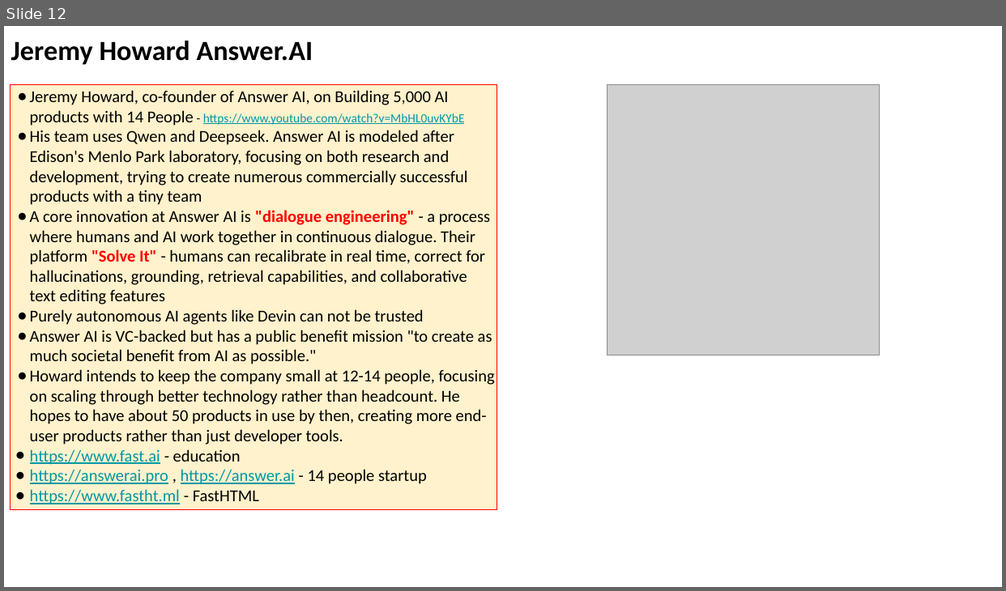
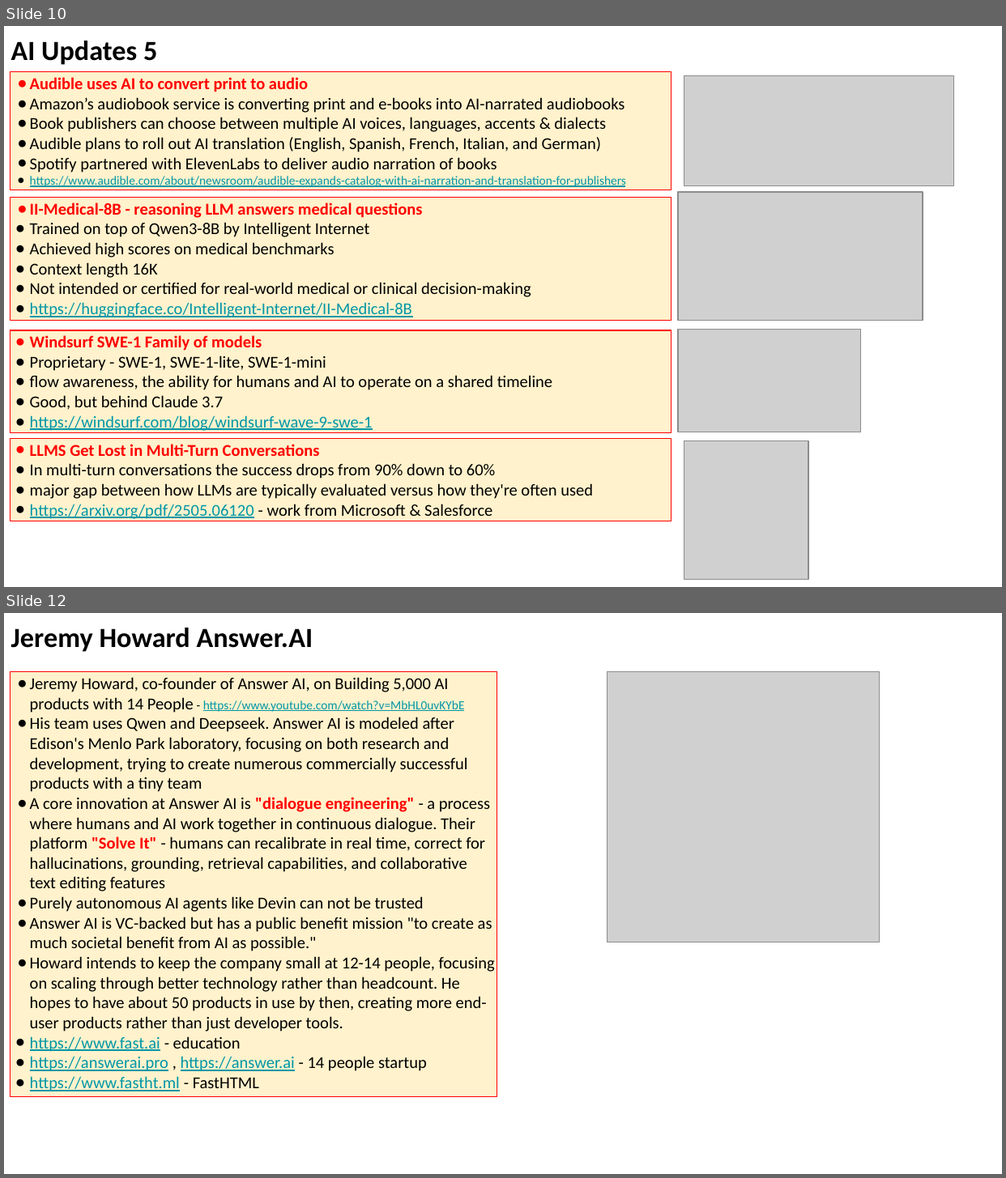
Before and after one commit to lselector/seminar, a slide deck: 2025/2025-05-16-AI-Updates.pptx. Shown one above the other, each under a label of ours: slide 12 before the commit, slides 10 and 12 after it; the slides between them are not shown. The pictures are 1006x591 and 1006x1178 pixels, drawn with LibreOffice and Linux fonts; fonts in the diff are those of the drawing; grey boxes stand for pictures. Boxes give left, top, right and bottom in pixels: in the first picture for what was removed or moved away, otherwise in the second. Text is boxed around its words. In the diff, an @@ line names an element or a change of style, - is before the commit and + after.

```diff
--- a/2025/2025-05-16-AI-Updates.pptx
+++ b/2025/2025-05-16-AI-Updates.pptx
@@ slide 10 added at bbox=[4, 26, 1002, 587], background #FFFFFF @@
@@ text added at bbox=[11, 41, 157, 65], 20 pt, text #000000, bold @@
+AI Updates 5
@@ rectangle added at bbox=[10, 72, 671, 190], fill #FFF2CC, outline #FF0000 0.75 pt, 12 pt, text #000000 @@
+● Audible uses AI to convert print to audio
+● Amazon’s audiobook service is converting print and e-books into AI-narrated audiobooks
+● Book publishers can choose between multiple AI voices, languages, accents & dialects
+● Audible plans to roll out AI translation (English, Spanish, French, Italian, and German)
+● Spotify partnered with ElevenLabs to deliver audio narration of books
+● https://www.audible.com/about/newsroom/audible-expands-catalog-with-ai-narration-and-translation-for-publishers
@@ picture added at bbox=[684, 76, 954, 186] @@
@@ picture added at bbox=[678, 192, 922, 320] @@
@@ rectangle added at bbox=[10, 198, 671, 320], fill #FFF2CC, outline #FF0000 0.75 pt, 12 pt, text #000000 @@
+● II-Medical-8B - reasoning LLM answers medical questions
+● Trained on top of Qwen3-8B by Intelligent Internet
+● Achieved high scores on medical benchmarks
+● Context length 16K
+● Not intended or certified for real-world medical or clinical decision-making
+● https://huggingface.co/Intelligent-Internet/II-Medical-8B
@@ rectangle added at bbox=[10, 331, 671, 433], fill #FFF2CC, outline #FF0000 0.75 pt, 12 pt, text #000000 @@
+● Windsurf SWE-1 Family of models
+● Proprietary - SWE-1, SWE-1-lite, SWE-1-mini
+● flow awareness, the ability for humans and AI to operate on a shared timeline
+● Good, but behind Claude 3.7
+● https://windsurf.com/blog/windsurf-wave-9-swe-1
@@ picture added at bbox=[678, 330, 860, 432] @@
@@ rectangle added at bbox=[10, 438, 671, 521], fill #FFF2CC, outline #FF0000 0.75 pt, 12 pt, text #000000 @@
+● LLMS Get Lost in Multi-Turn Conversations
+● In multi-turn conversations the success drops from 90% down to 60%
+● major gap between how LLMs are typically evaluated versus how they're often used
+● https://arxiv.org/pdf/2505.06120 - work from Microsoft & Salesforce
@@ picture added at bbox=[684, 442, 808, 580] @@
```
Also in this commit, not shown: 6 slides changed, 1 slide removed.
